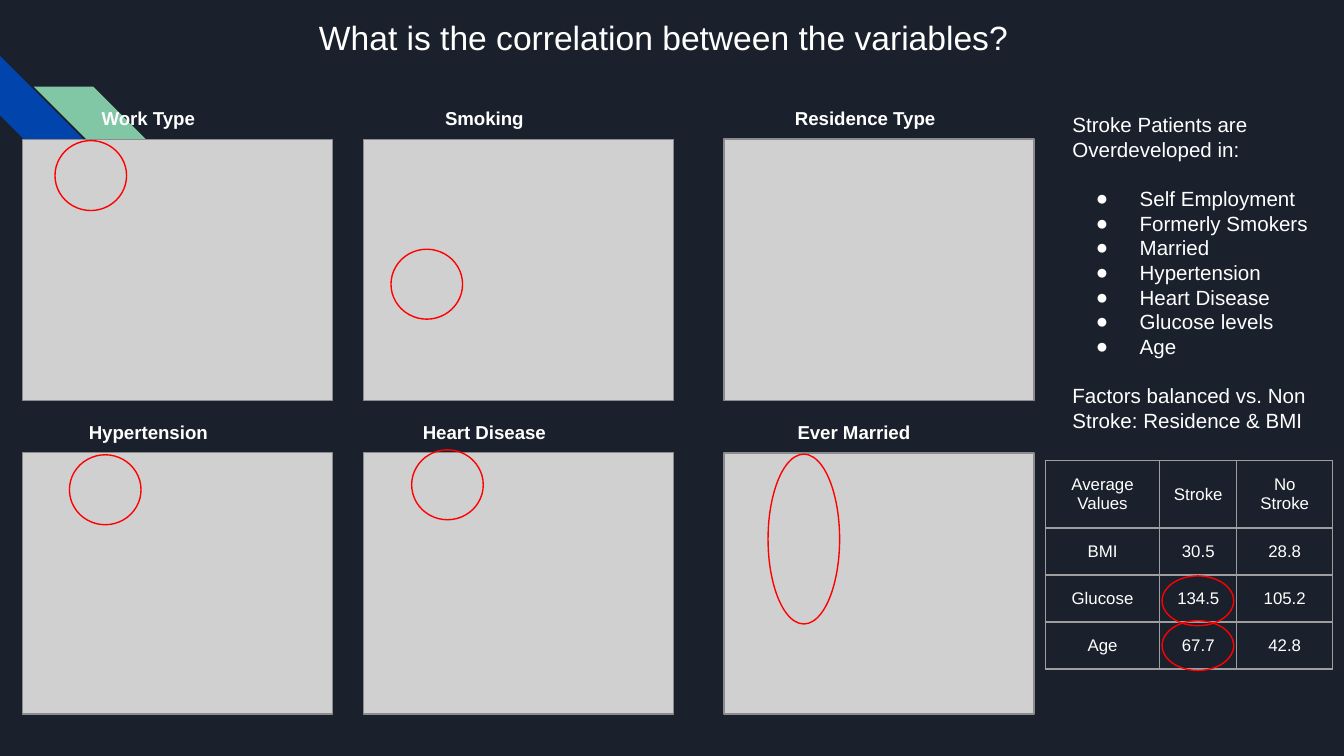
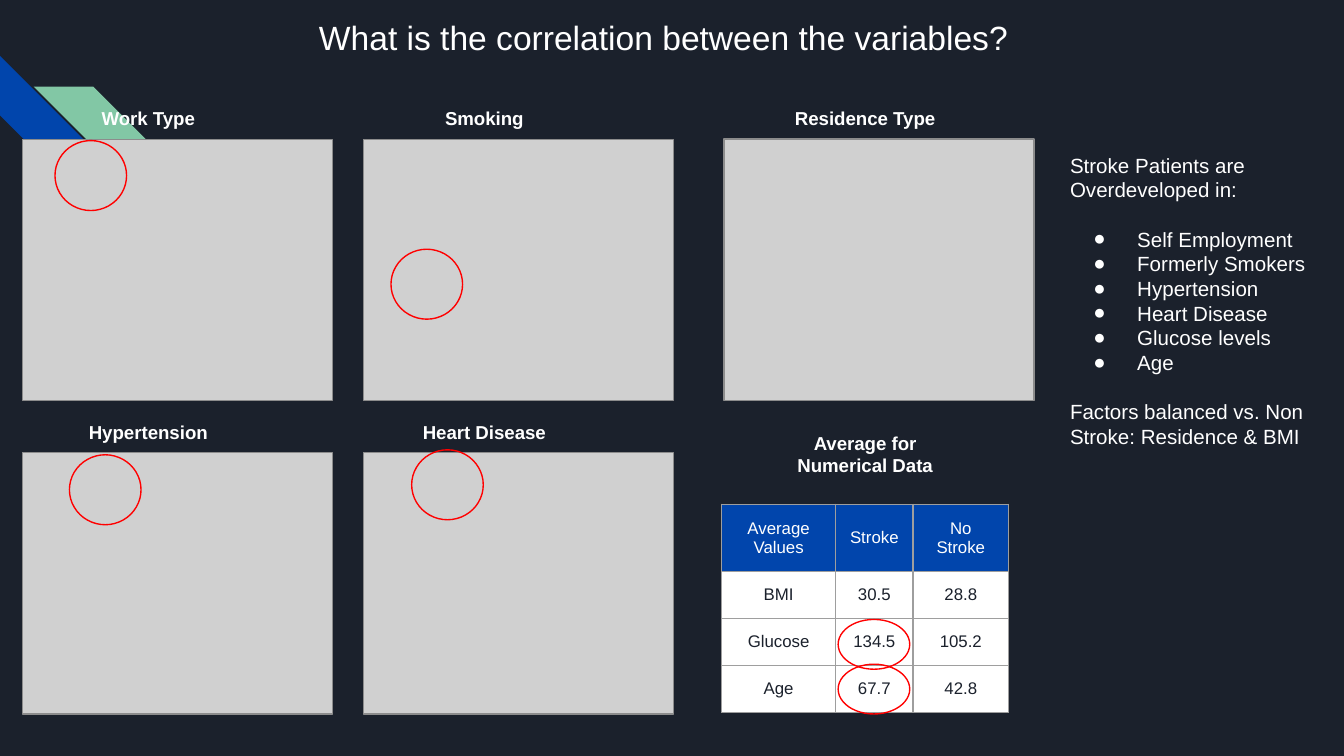
Before and after one commit to DianaGRM/Project_1, a slide deck: slide 5 of Boot Camp Project 1.pptx. Drawn at 1344x756 pixels with LibreOffice and Linux fonts; fonts in the diff are those of the drawing; grey boxes stand for pictures. Boxes give left, top, right and bottom in pixels: in the first picture for what was removed or moved away, otherwise in the second. Text is boxed around its words. In the diff, an @@ line names an element or a change of style, - is before the commit and + after.

```diff
--- a/Boot Camp Project 1.pptx
+++ b/Boot Camp Project 1.pptx
@@ text "Stroke Patients are Overdeveloped in:": place and size @@
-text "Stroke Patients are Overdeveloped in:" at [1072, 117, 1307, 429]
+text "Stroke Patients are Overdeveloped in:" at [1070, 158, 1305, 445]
@@ text at [1140, 240, 1210, 256]: paragraph removed @@
-● Married
@@ text added at [797, 436, 932, 472], 10 pt, text #FFFFFF, bold @@
+Average for Numerical Data
@@ text removed at [798, 425, 910, 439] @@
-Ever Married
@@ picture removed at [724, 453, 1035, 714] @@
@@ ellipse removed at [767, 454, 839, 624] @@
@@ table at [722, 504, 1008, 756] @@
@@ fill none to #0145AC in row 1 @@
@@ fill none to #FFFFFF in 9 cells @@
@@ text colour #FFFFFF to #1B212C in "BMI", "30.5", "28.8", "Glucose" and 5 more places @@
@@ table: place and size @@
-table at [1046, 461, 1332, 756]
+table at [722, 504, 1008, 756]
@@ ellipse: place and size @@
-ellipse at [1163, 621, 1234, 671]
+ellipse at [839, 620, 910, 669]
@@ ellipse: place and size @@
-ellipse at [1163, 577, 1234, 626]
+ellipse at [839, 664, 910, 714]
```
Also in this commit, not shown: 3 other slides changed, 2 slides added.
